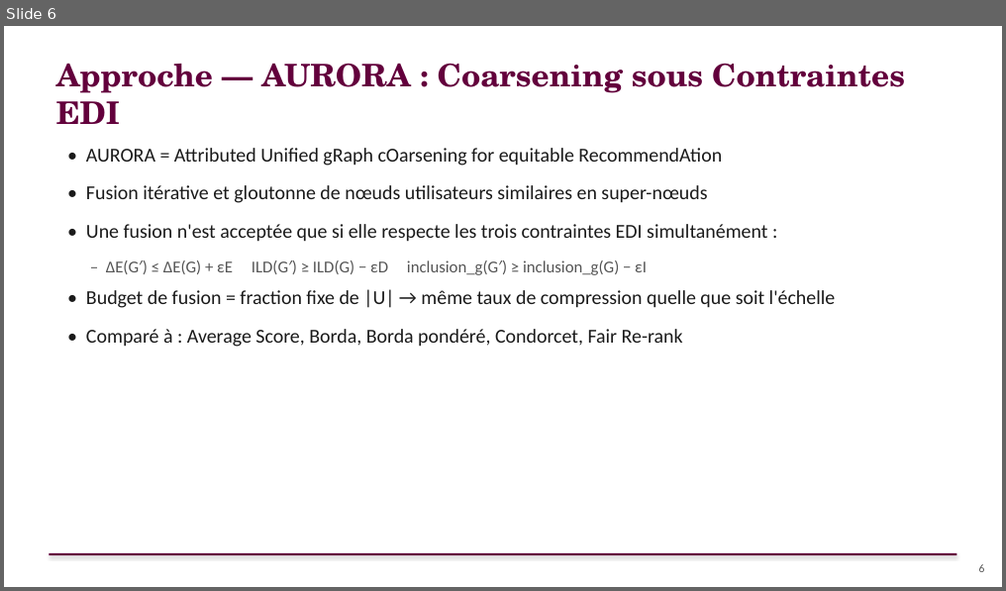
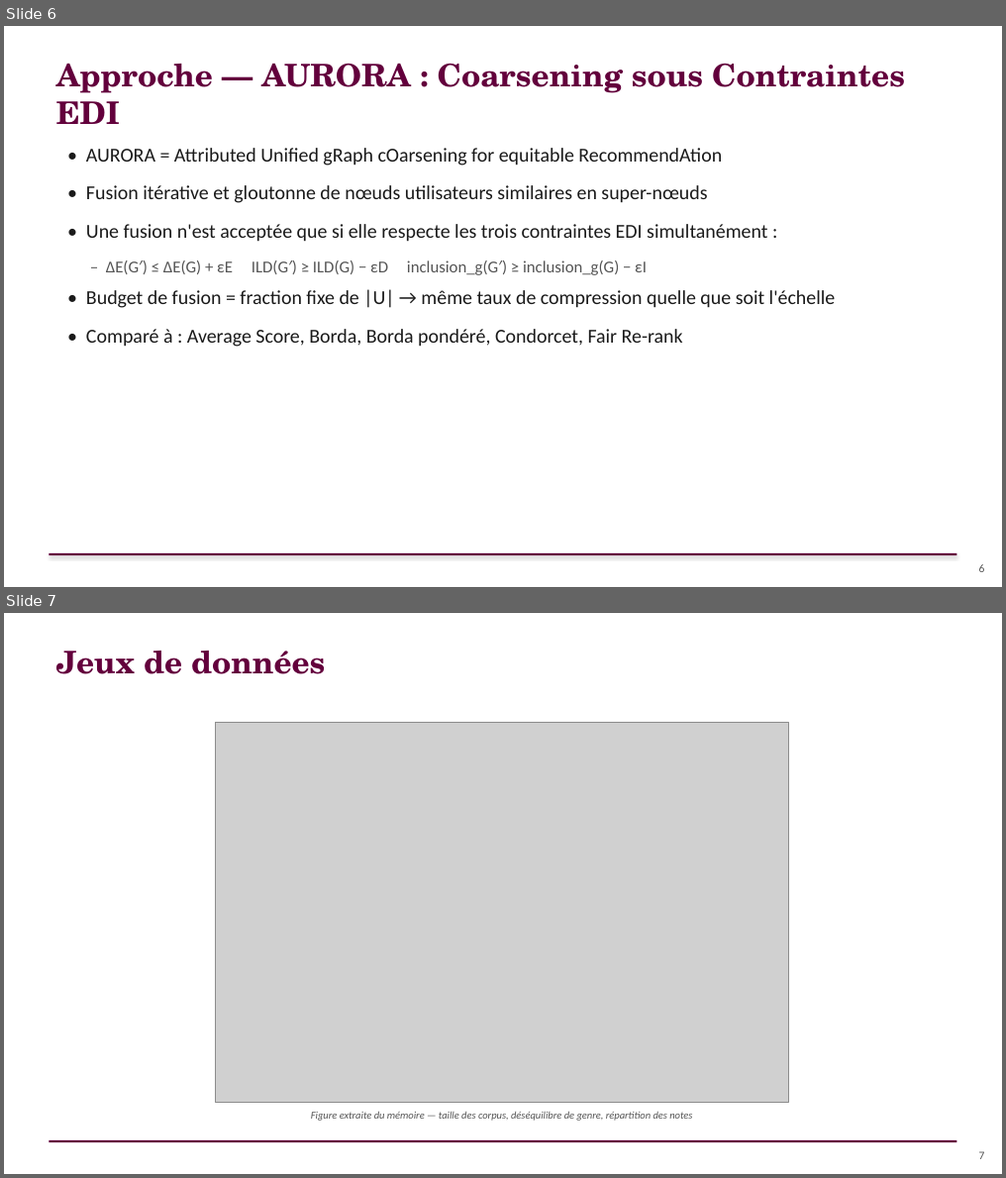
Before and after one commit to sitaacisse-boop/EDI, a slide deck: presentation/AURORA_Soutenance_FR.pptx. Shown one above the other, each under a label of ours: slide 6 before the commit, slides 6 and 7 after it. The pictures are 1006x591 and 1006x1178 pixels, drawn with LibreOffice and Linux fonts; fonts in the diff are those of the drawing; grey boxes stand for pictures. Boxes give left, top, right and bottom in pixels: in the first picture for what was removed or moved away, otherwise in the second. Text is boxed around its words. In the diff, an @@ line names an element or a change of style, - is before the commit and + after.

```diff
--- a/presentation/AURORA_Soutenance_FR.pptx
+++ b/presentation/AURORA_Soutenance_FR.pptx
@@ slide 7 added at [4, 613, 1002, 1174], background #FFFFFF @@
@@ text added at [56, 651, 325, 674], 30 pt, text #63003C, bold @@
+Jeux de données
@@ picture added at [215, 722, 788, 1103] @@
@@ text added at [311, 1111, 692, 1121], 10 pt, text #555555, italic @@
+Figure extraite du mémoire — taille des corpus, déséquilibre de genre, répartition des notes
@@ rectangle added at [49, 1141, 957, 1143], fill #63003C @@
@@ text added at [979, 1152, 985, 1159], 11 pt, text #555555 @@
+7
```
Also in this commit, not shown: 7 slides changed.
